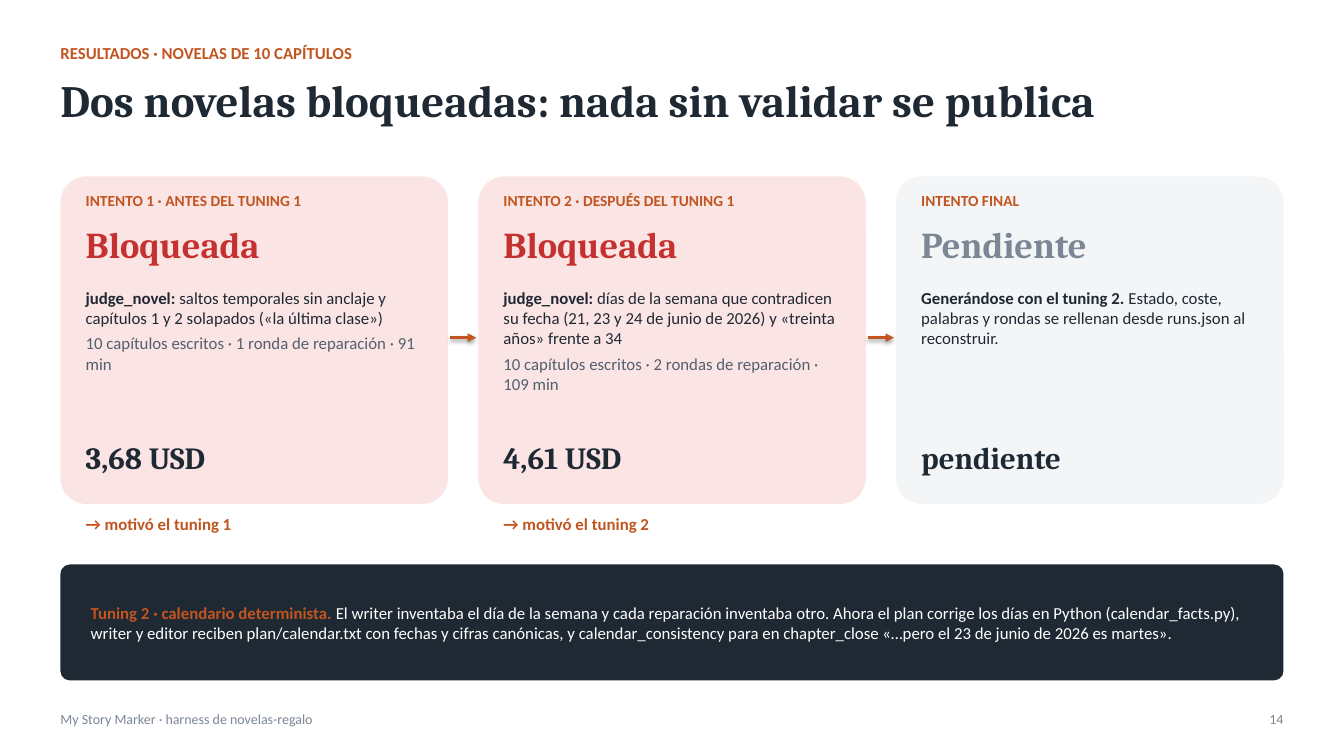
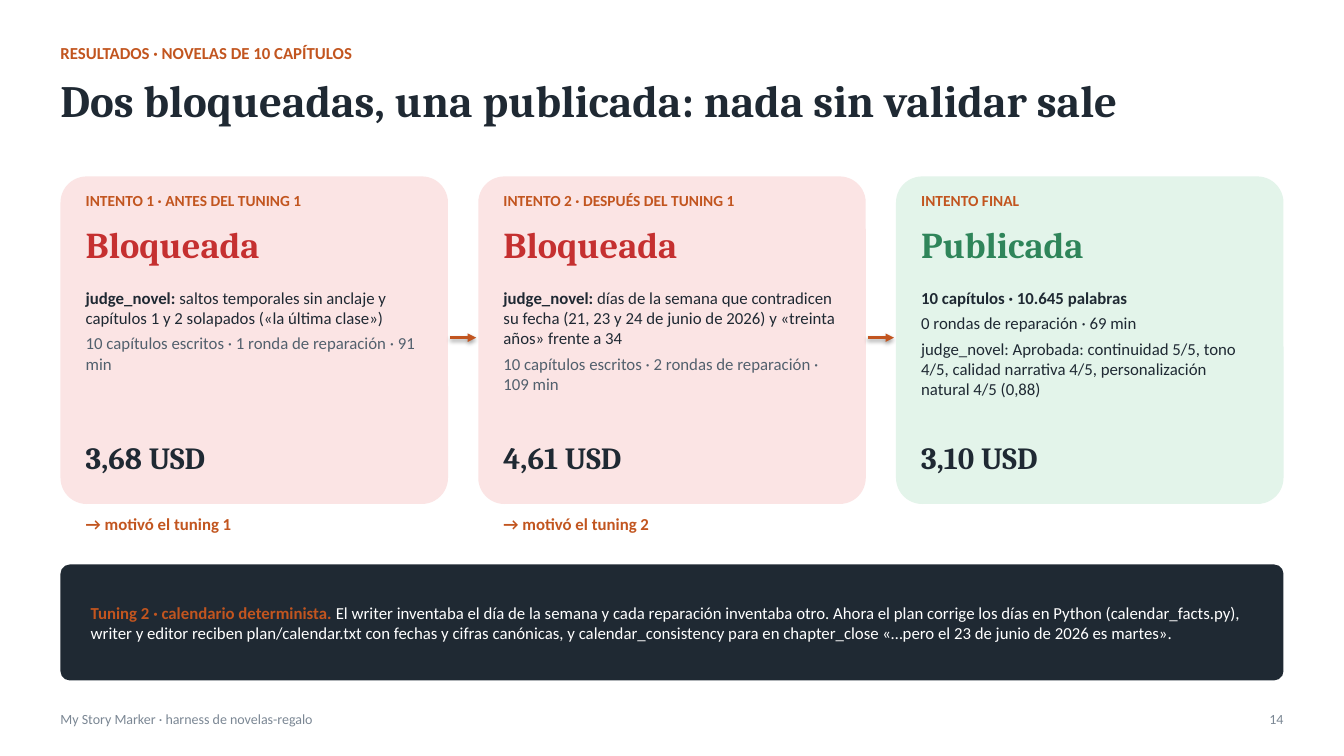
Before and after one commit to ignacio-hurtado-qaracter/My-Story-Marker, a slide deck: slide 14 of presentacion/presentacion.pptx. Drawn at 1344x756 pixels with LibreOffice and Linux fonts; fonts in the diff are those of the drawing. Boxes give left, top, right and bottom in pixels: in the first picture for what was removed or moved away, otherwise in the second. Text is boxed around its words. In the diff, an @@ line names an element or a change of style, - is before the commit and + after.

```diff
--- a/presentacion/presentacion.pptx
+++ b/presentacion/presentacion.pptx
@@ text at [60,86,1117,127]: text changed @@
-Dos novelas bloqueadas: nada sin validar se publica
+Dos bloqueadas, una publicada: nada sin validar sale
@@ rounded rectangle at [896,176,1284,504]: fill #F3F5F7 to #E3F4EA @@
@@ text at [921,232,1083,259]: text changed; text colour #7B8794 to #2F855A @@
-Pendiente
+Publicada
@@ text at [921,292,1236,397]: text changed @@
-Generándose con el tuning 2. Estado, coste, palabras y rondas se rellenan desde runs.json al reconstruir.
+10 capítulos · 10.645 palabras
+0 rondas de reparación · 69 min
+judge_novel: Aprobada: continuidad 5/5, tono 4/5, calidad narrativa 4/5, personalización natural 4/5 (0,88)
@@ text at [921,448,1037,473]: text changed @@
-pendiente
+3,10 USD
```
Also in this commit, not shown: 5 other slides changed, 14 other files.
